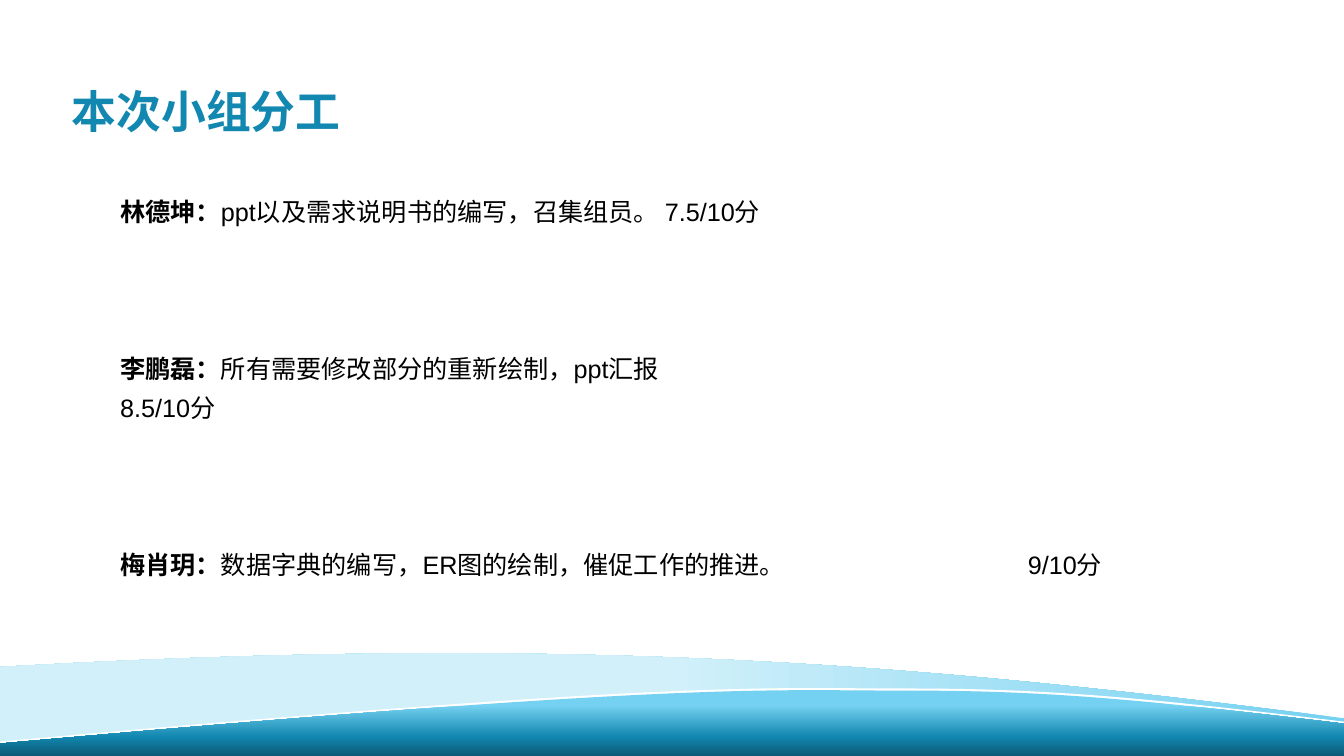
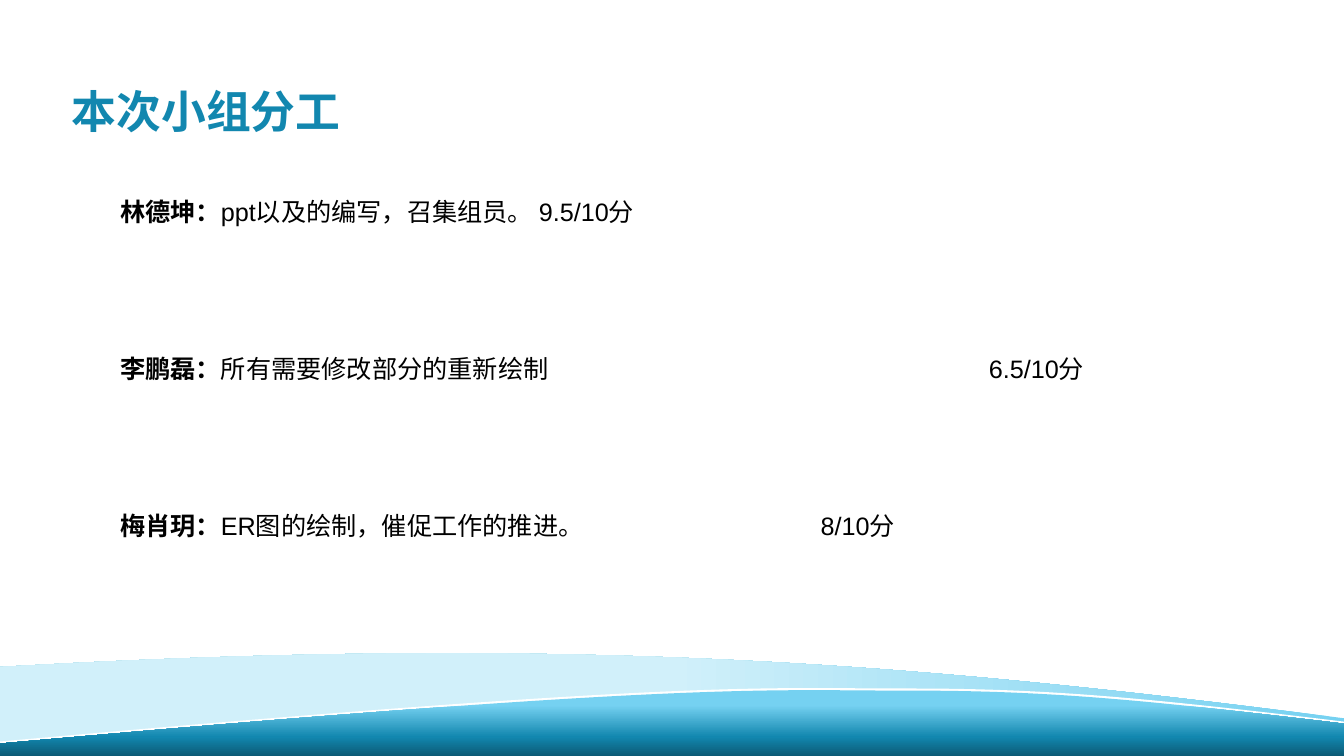
Before and after one commit to davejunction/MHWhelper, a slide deck: slide 19 of SE2019春-G24-详细设计报告.pptx (slide 20 before the commit). Drawn at 1344x756 pixels with LibreOffice and Linux fonts; fonts in the diff are those of the drawing; background and template pictures are left out. Boxes give left, top, right and bottom in pixels: in the first picture for what was removed or moved away, otherwise in the second. Text is boxed around its words. In the diff, an @@ line names an element or a change of style, - is before the commit and + after.

```diff
--- a/SE2019春-G24-详细设计报告.pptx
+++ b/SE2019春-G24-详细设计报告.pptx
@@ text at (120,199,895,538): text changed @@
-林德坤：ppt以及需求说明书的编写，召集组员。 7.5/10分
-李鹏磊：所有需要修改部分的重新绘制，ppt汇报 8.5/10分
-梅肖玥：数据字典的编写，ER图的绘制，催促工作的推进。 9/10分
+林德坤：ppt以及的编写，召集组员。 9.5/10分
+李鹏磊：所有需要修改部分的重新绘制 6.5/10分
+梅肖玥：ER图的绘制，催促工作的推进。 8/10分
```
Also in this commit, not shown: 4 other slides changed, 2 slides added, 3 slides removed, 1 other file.
